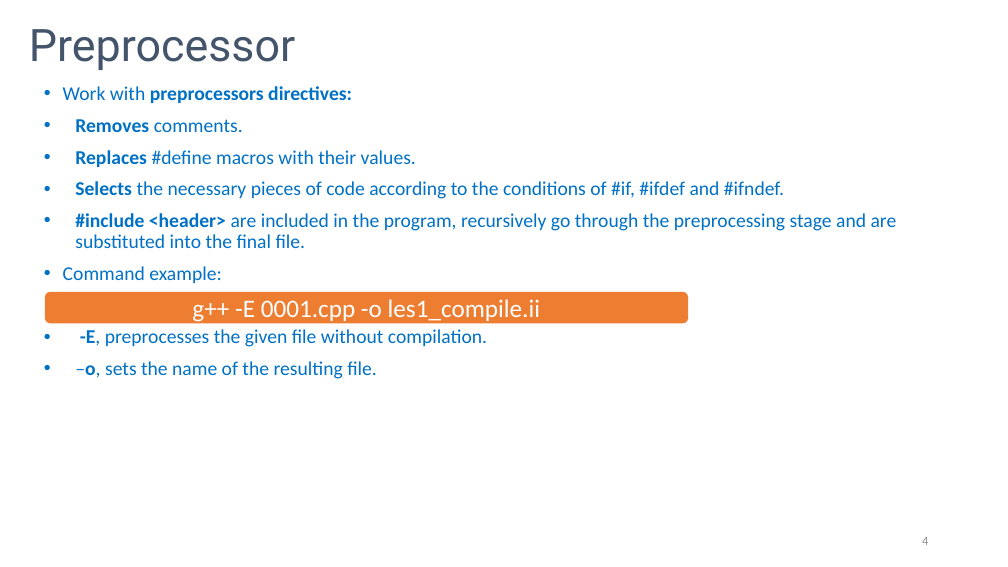
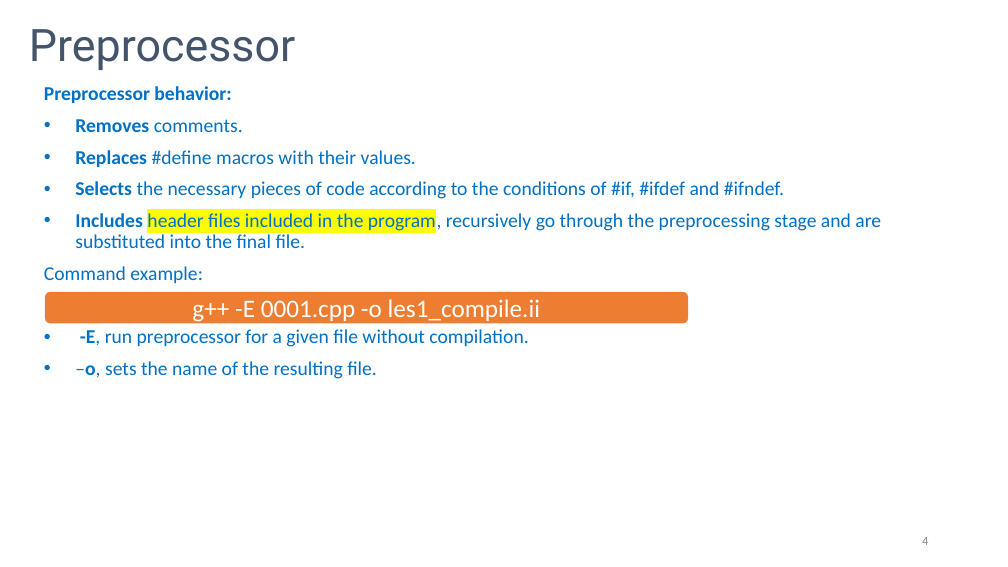
Before and after one commit to rarutyun/cpp-courses, a slide deck: slide 4 of 00_сompilation_process/00_сompilation_process.pptx. Drawn at 1008x567 pixels with LibreOffice and Linux fonts; fonts in the diff are those of the drawing. Boxes give left, top, right and bottom in pixels: in the first picture for what was removed or moved away, otherwise in the second. Text is boxed around its words. In the diff, an @@ line names an element or a change of style, - is before the commit and + after.

```diff
--- a/00_сompilation_process/00_сompilation_process.pptx
+++ b/00_сompilation_process/00_сompilation_process.pptx
@@ text at [44,86,231,103]: text changed @@
-• Work with preprocessors directives:
+Preprocessor behavior:
@@ text at [75,211,881,248]: text changed @@
-• #include <header> are included in the program, recursively go through the preprocessing stage and are substituted into the final file.
+• Includes header files included in the program, recursively go through the preprocessing stage and are substituted into the final file.
@@ text at [44,266,203,283]: bullet • to none @@
@@ text at [80,329,528,347]: text changed @@
-• -E, preprocesses the given file without compilation.
+• -E, run preprocessor for a given file without compilation.
```
Also in this commit, not shown: 11 other files.
